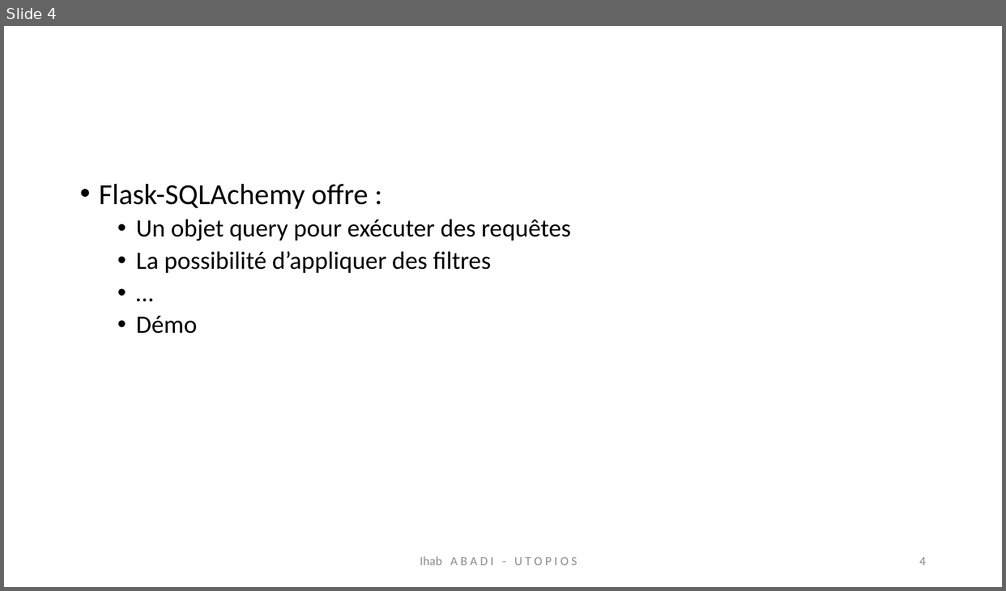
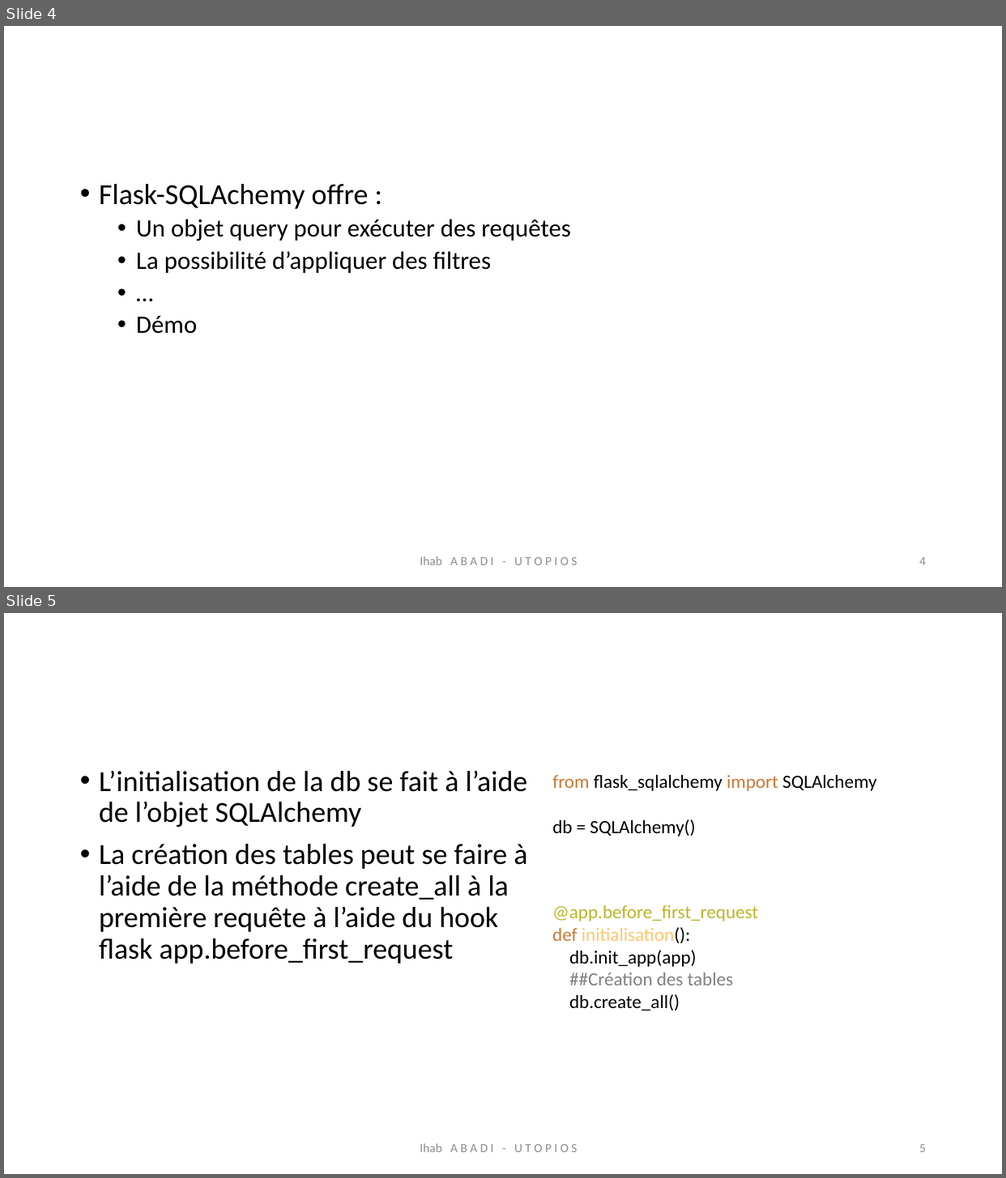
Before and after one commit to utopios/python_harmonic_poei, a slide deck: supports/Formation Module-6-partie-2.pptx. Shown one above the other, each under a label of ours: slide 4 before the commit, slides 4 and 5 after it. The pictures are 1006x591 and 1006x1178 pixels, drawn with LibreOffice and Linux fonts; fonts in the diff are those of the drawing; background and template pictures are left out. Boxes give left, top, right and bottom in pixels: in the first picture for what was removed or moved away, otherwise in the second. Text is boxed around its words. In the diff, an @@ line names an element or a change of style, - is before the commit and + after.

```diff
--- a/supports/Formation Module-6-partie-2.pptx
+++ b/supports/Formation Module-6-partie-2.pptx
@@ slide 5 added at <box>4,613,1002,1174</box>, background #FFFFFF @@
@@ text added at <box>99,770,528,964</box>, 28 pt, text #000000 @@
+• L’initialisation de la db se fait à l’aide de l’objet SQLAlchemy
+• La création des tables peut se faire à l’aide de la méthode create_all à la première requête à l’aide du hook flask app.before_first_request
@@ text added at <box>552,775,876,837</box>, 18 pt, text #000000 @@
+from flask_sqlalchemy import SQLAlchemy
+db = SQLAlchemy()
@@ text added at <box>552,905,758,1011</box>, 18 pt, text #000000 @@
+@app.before_first_request
+def initialisation():
+db.init_app(app)
+##Création des tables
+db.create_all()
@@ title added at <box>99,939,153,960</box>, 39.6 pt, text none, bold @@
+Flask – Flask-SQLAlchemy – Démo – initialisation
@@ text added at <box>420,1144,577,1152</box>, 12 pt, text #8C8C8C @@
+Ihab A B A D I - U T O P I O S
@@ page number added at <box>919,1144,926,1152</box>, 12 pt, text #8C8C8C @@
+5
```
Also in this commit, not shown: 1 slide changed, 1 other slide added, 20 other files.
